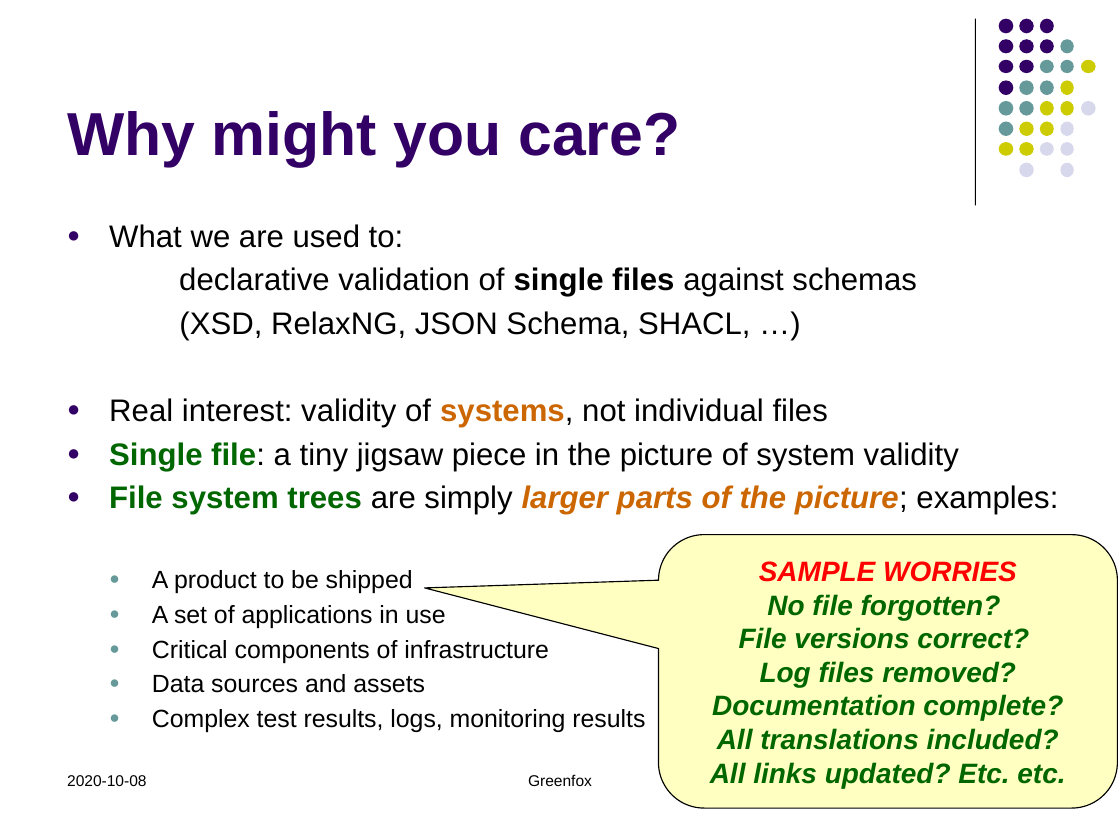
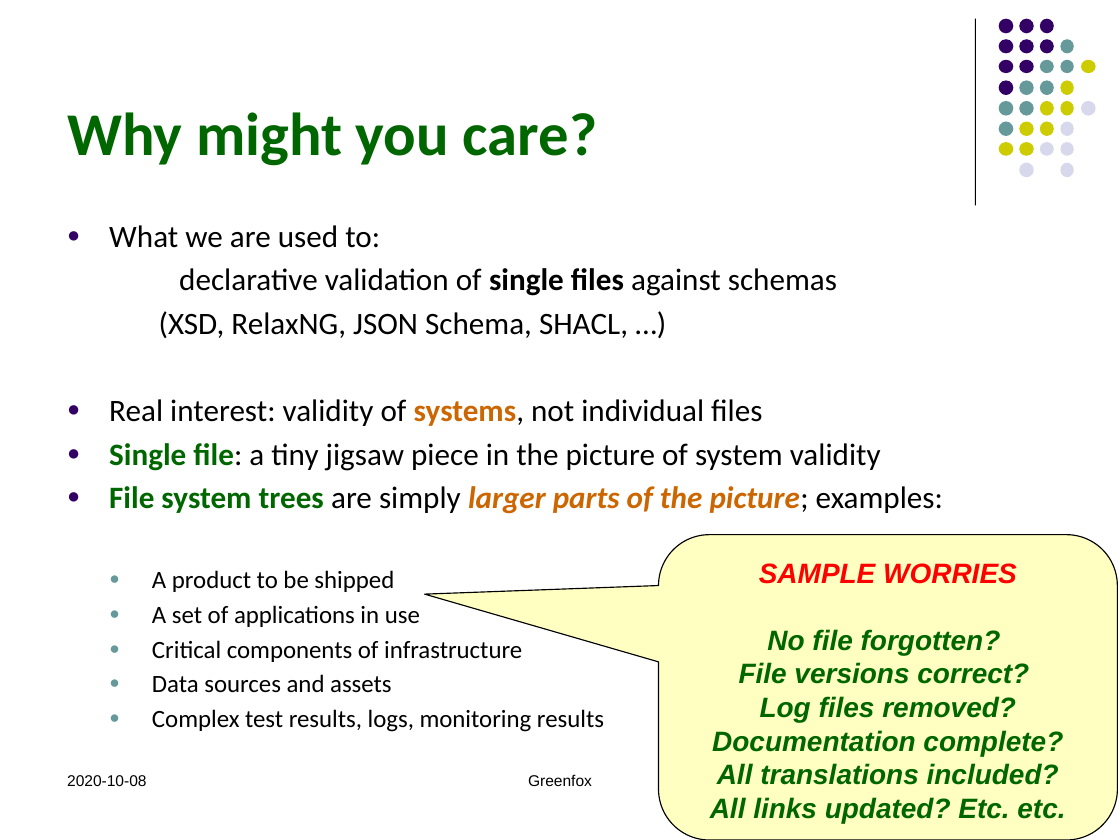
Before and after one commit to hrennau/greenfox, a slide deck: slide 3 of declarative-amsterdam-2020/an-introduction-to-greenfox/introduction-to-greenfox-part1.pptx. Drawn at 1120x840 pixels with LibreOffice and Linux fonts; fonts in the diff are those of the drawing. Boxes give left, top, right and bottom in pixels: in the first picture for what was removed or moved away, otherwise in the second. Text is boxed around its words. In the diff, an @@ line names an element or a change of style, - is before the commit and + after.

Commit message:
Example schemas improved.

```diff
--- a/declarative-amsterdam-2020/an-introduction-to-greenfox/introduction-to-greenfox-part1.pptx
+++ b/declarative-amsterdam-2020/an-introduction-to-greenfox/introduction-to-greenfox-part1.pptx
@@ title "Why might you care?" at box(67, 112, 598, 166): font Arial to Calibri, text colour #330066 to #006600 @@
@@ text "What we are used to:" at box(109, 225, 943, 732): font Arial to Calibri @@
@@ rounded speech box "SAMPLE WORRIES": place and size @@
-rounded speech box "SAMPLE WORRIES" at box(659, 534, 1118, 808)
+rounded speech box "SAMPLE WORRIES" at box(659, 534, 1118, 840)
```
Also in this commit, not shown: 8 other slides changed, 8 slides added, 2 other files.
